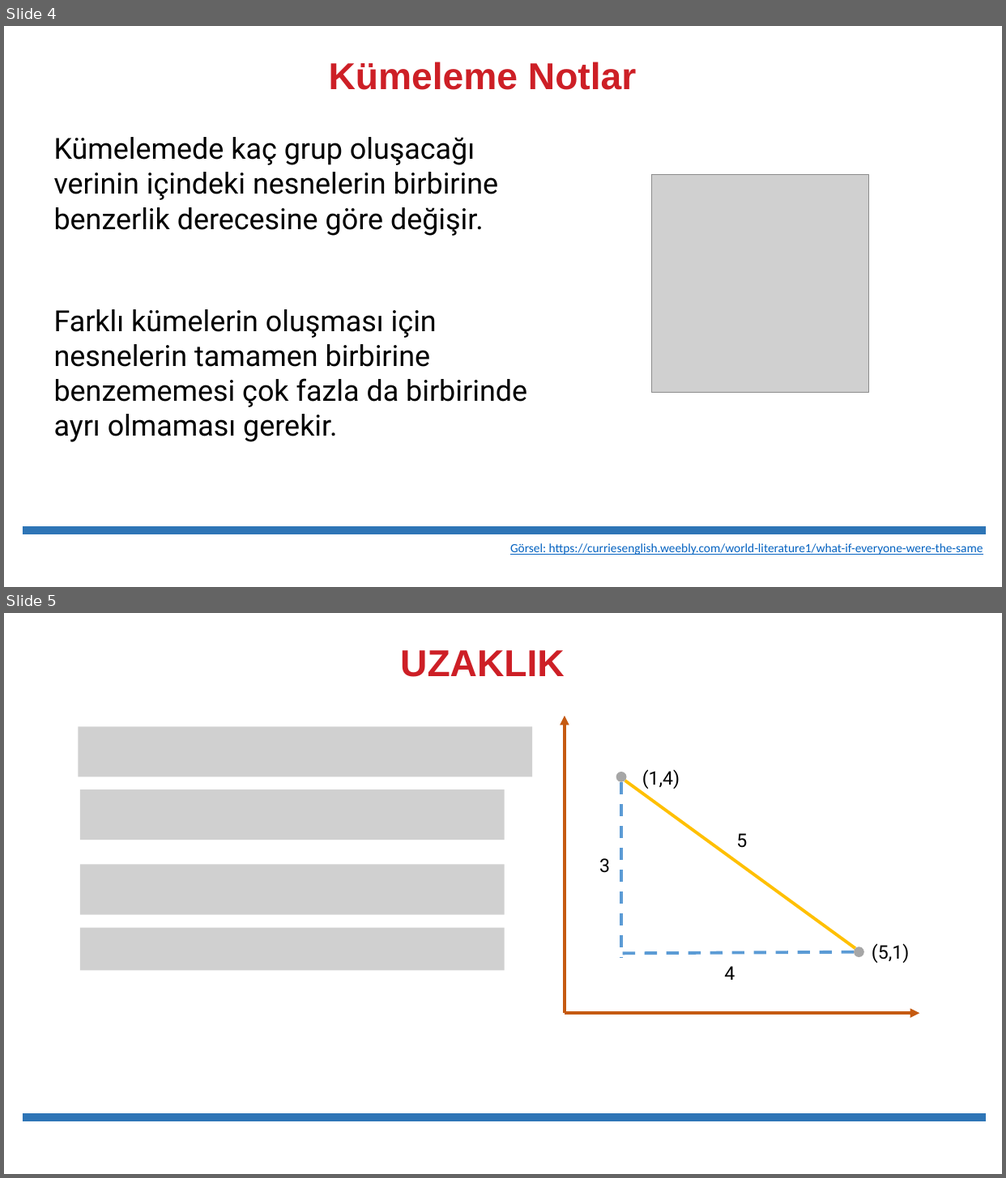
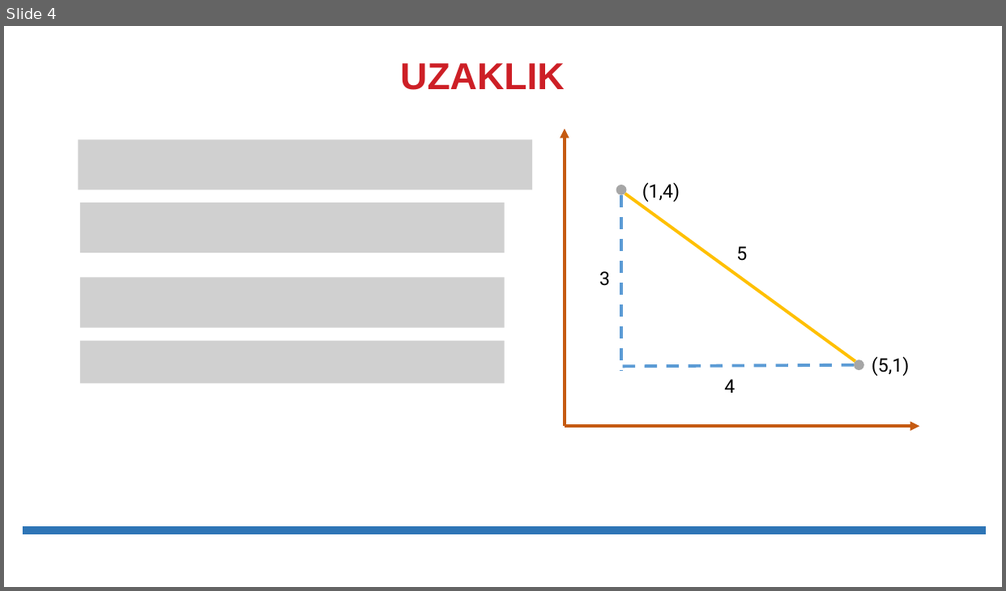
Before and after one commit to erkansirin78/machine-learning-with-python, a slide deck: presentations/07_K-Means.pptx. Shown one above the other, each under a label of ours: slides 4 and 5 before the commit, slide 4 after it. The pictures are 1006x1178 and 1006x591 pixels, drawn with LibreOffice and Linux fonts; fonts in the diff are those of the drawing; grey boxes stand for pictures. Boxes give left, top, right and bottom in pixels: in the first picture for what was removed or moved away, otherwise in the second. Text is boxed around its words. In the diff, an @@ line names an element or a change of style, - is before the commit and + after.

```diff
--- a/presentations/07_K-Means.pptx
+++ b/presentations/07_K-Means.pptx
@@ slide 4 removed at box(4, 26, 1002, 587), background #FFFFFF @@
@@ text removed at box(329, 62, 636, 90) @@
-  Kümeleme Notlar
@@ text removed at box(54, 137, 499, 236) @@
-Kümelemede kaç grup oluşacağı verinin içindeki nesnelerin birbirine benzerlik derecesine göre değişir.
@@ picture removed at box(651, 175, 869, 393) @@
@@ text removed at box(54, 310, 527, 442) @@
-Farklı kümelerin oluşması için nesnelerin tamamen birbirine benzememesi çok fazla da birbirinde ayrı olmaması gerekir.
@@ line removed from (23, 531) to (987, 531) @@
@@ text removed at box(510, 544, 983, 555) @@
-Görsel: https://curriesenglish.weebly.com/world-literature1/what-if-everyone-were-the-same
@@ what was slide 5 is now slide 4 @@
```
Also in this commit, not shown: 20 other files.
